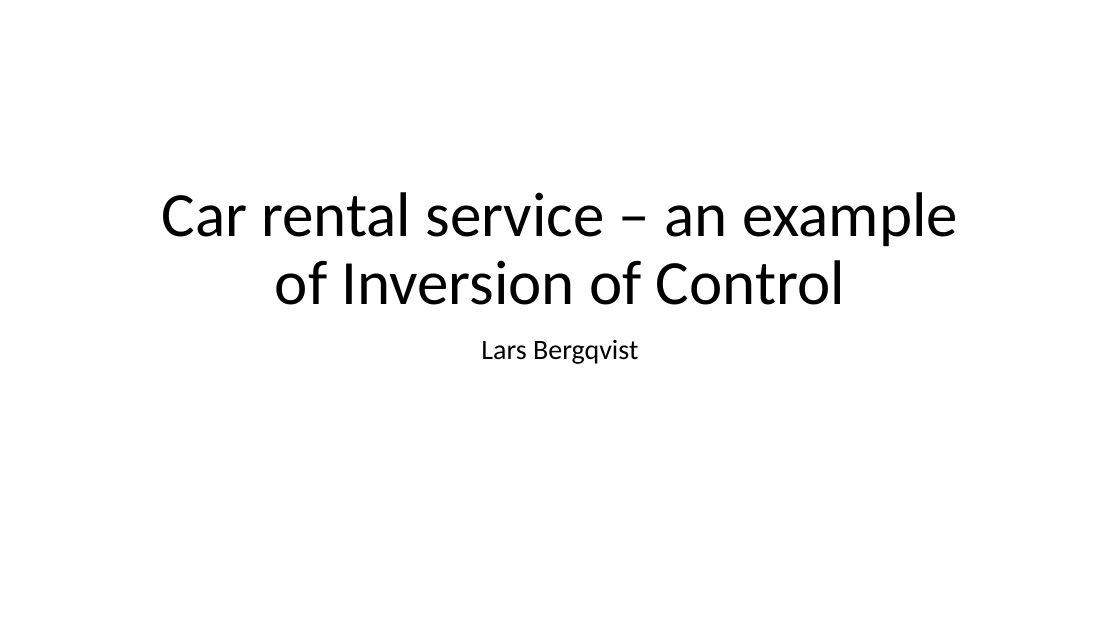
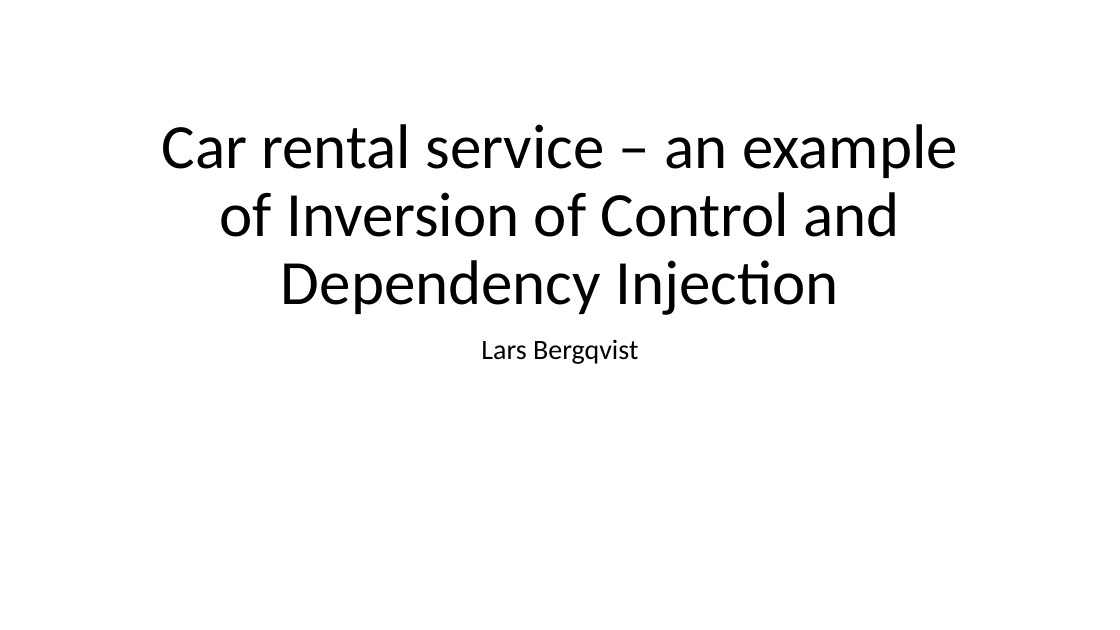
Before and after one commit to LarsBergqvist/CarRentalService, a slide deck: slide 1 of CarRentalService - Lars Bergqvist.pptx. Drawn at 1120x630 pixels with LibreOffice and Linux fonts; fonts in the diff are those of the drawing. Boxes give left, top, right and bottom in pixels: in the first picture for what was removed or moved away, otherwise in the second. Text is boxed around its words. In the diff, an @@ line names an element or a change of style, - is before the commit and + after.

```diff
--- a/CarRentalService - Lars Bergqvist.pptx
+++ b/CarRentalService - Lars Bergqvist.pptx
@@ title at (162,124,958,315): text changed @@
-Car rental service – an example of Inversion of Control
+Car rental service – an example of Inversion of Control and Dependency Injection
```
Also in this commit, not shown: 2 other slides changed, 1 other file.
